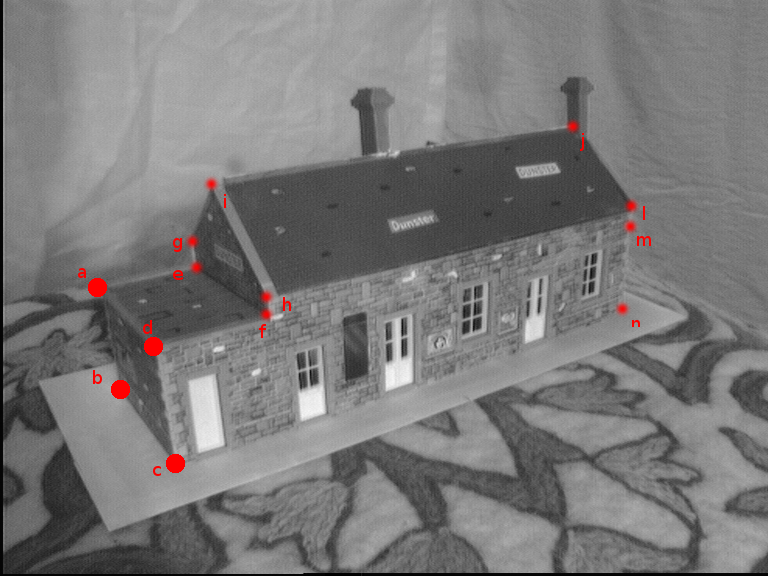
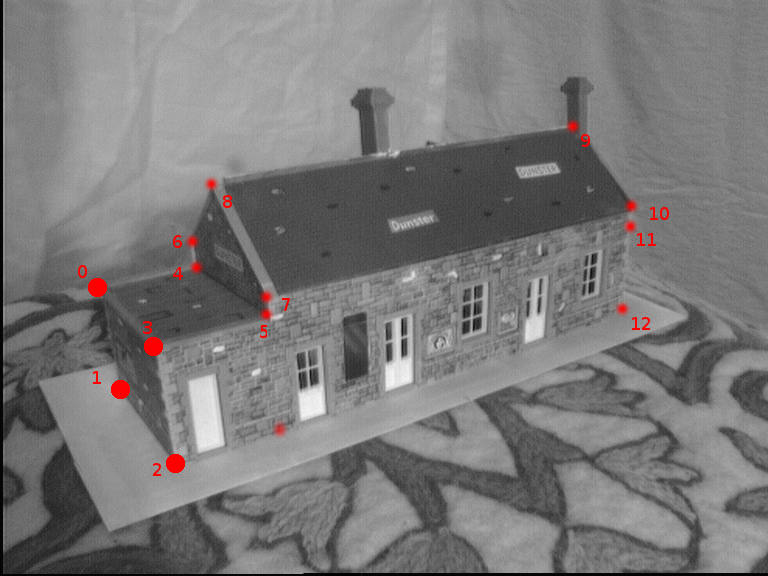
Before/after of a 768px x 576px layered artwork. What changed in the layer stack:
renamed "d" to "3", painted on it over [143, 320, 152, 334]
renamed "c" to "2", painted on it over [153, 463, 162, 476]
renamed "b" to "1", painted on it over [93, 370, 102, 384]
renamed "a" to "0", painted on it over [78, 265, 87, 278]
renamed "i" to "8", painted on it over [223, 194, 232, 208]
renamed "h" to "7", painted on it over [282, 297, 291, 311]
renamed "g" to "6", painted on it over [173, 235, 182, 252]
renamed "f" to "5", painted on it over [259, 324, 267, 338]
renamed "e" to "4", painted on it over [173, 267, 183, 280]
renamed "n" to "12", painted on it over [632, 317, 651, 330]
renamed "m" to "11", painted on it over [637, 233, 656, 246]
renamed "l" to "10", painted on it over [643, 206, 669, 220]
renamed "j" to "9", painted on it over [580, 133, 590, 151]
painted on "Layer" over [271, 419, 289, 439]
